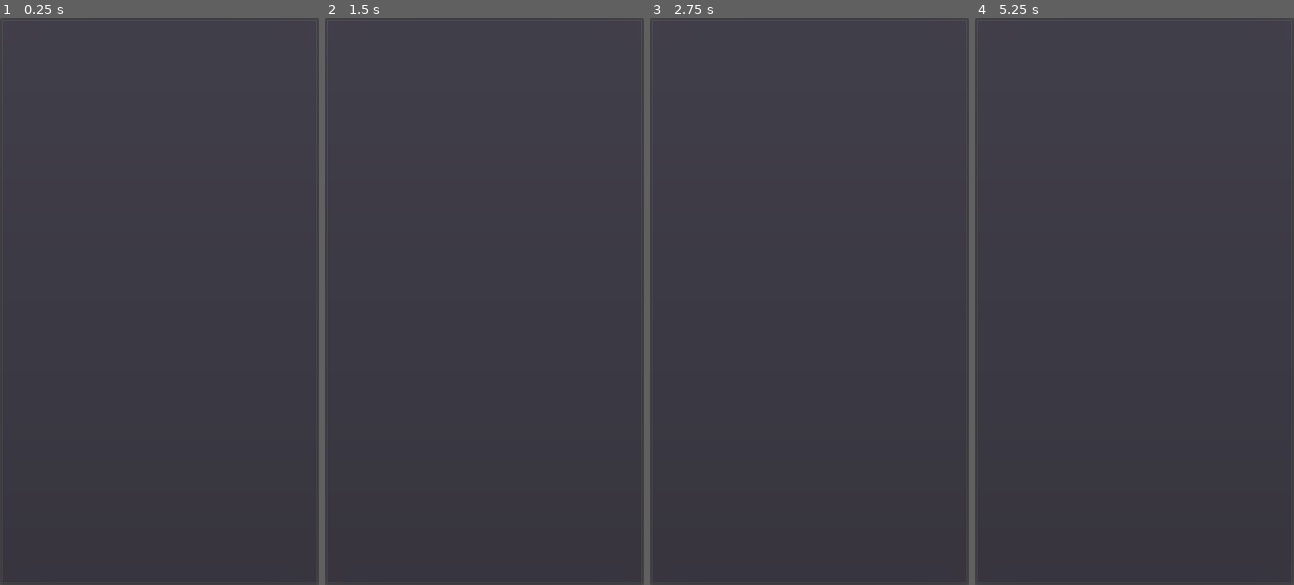
Above: before the commit, frames 1-4 (left to right).
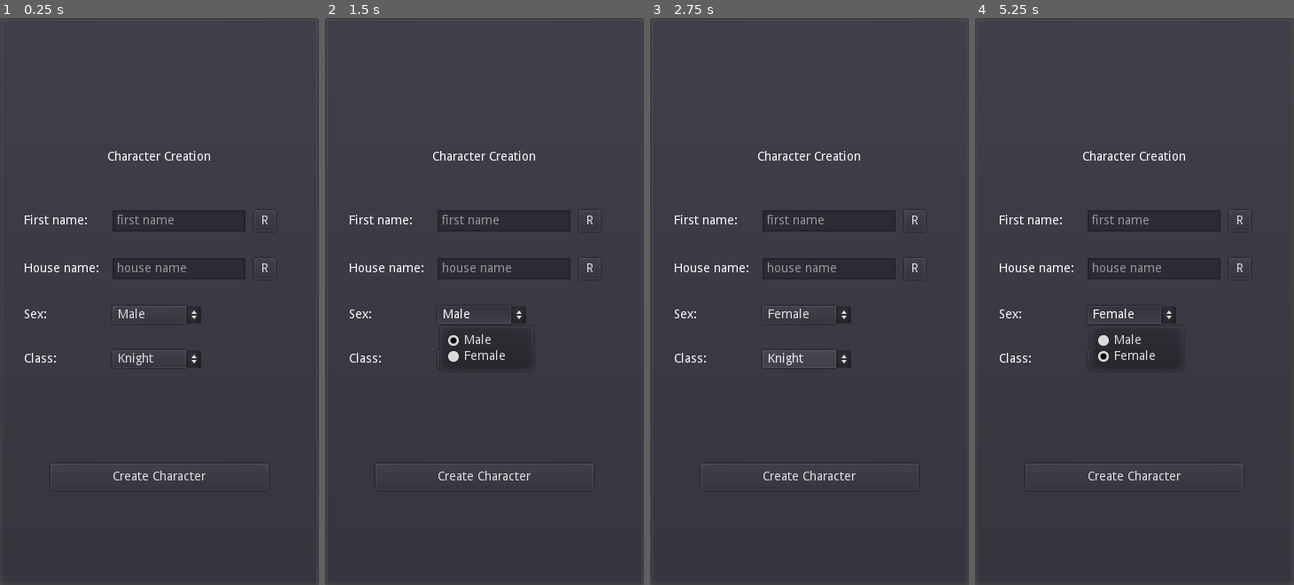
Above: after the commit, the same moments.

Repository: philipuriarte/A-Churchyard-of-Orphans
Game: Godot game, scene res://scenes/creation_screen.tscn
Same seed, same stepped clock (60 frames per second), same inputs: the game is played once before the commit and once after it. This scene is started directly instead of the project's main scene.
Inputs (mouse positions are in pixels of both pictures, inside the frame that each line leads up to):
- Up to frame 1 (0.25 s): no input
- Up to frame 2 (1.5 s): click (589, 222) at 0.5 s, where only the run after the commit has a clickable "R"; click (481, 312) at 1.25 s, where only the run after the commit has a clickable "Male"
- Up to frame 3 (2.75 s): click (806, 358) at 2 s, where only the run after the commit has a clickable "Knight"
- Up to frame 4 (5.25 s): click (1131, 312) at 2.75 s, where only the run after the commit has a clickable "Female"; click (1134, 477) at 3.5 s, where only the run after the commit has a clickable "Create Character"; click (1239, 222) at 4.25 s, where only the run after the commit has a clickable "R"; click (1131, 312) at 5 s, where only the run after the commit has a clickable "Female"

The runs differ from the first frame. In frame 1, 1.8% of the frame differs, in the area x 7-87%, y 23-82%; in frame 2, 1.8%; in frame 3, 1.8%; in frame 4, 1.8%.

Commit message:
Set up creation_screen.tscn

Diff:
--- a/scenes/creation_screen.tscn
+++ b/scenes/creation_screen.tscn
@@ -1,5 +1,163 @@
-[gd_scene format=2]
+[gd_scene load_steps=2 format=2]
+
+[sub_resource type="StyleBoxEmpty" id=1]
 
 [node name="CreationScreen" type="PanelContainer"]
 anchor_right = 1.0
 anchor_bottom = 1.0
+
+[node name="MainMargin" type="MarginContainer" parent="."]
+margin_left = 7.0
+margin_top = 7.0
+margin_right = 353.0
+margin_bottom = 633.0
+custom_constants/margin_right = 20
+custom_constants/margin_top = 100
+custom_constants/margin_left = 20
+custom_constants/margin_bottom = 100
+
+[node name="MainContainer" type="VBoxContainer" parent="MainMargin"]
+margin_left = 20.0
+margin_top = 100.0
+margin_right = 326.0
+margin_bottom = 526.0
+custom_constants/separation = 10
+
+[node name="CreationLabel" type="Label" parent="MainMargin/MainContainer"]
+margin_right = 306.0
+margin_bottom = 100.0
+rect_min_size = Vector2( 0, 100 )
+text = "Character Creation"
+align = 1
+valign = 1
+
+[node name="CreationContainer" type="VBoxContainer" parent="MainMargin/MainContainer"]
+margin_top = 110.0
+margin_right = 306.0
+margin_bottom = 386.0
+size_flags_horizontal = 3
+size_flags_vertical = 3
+custom_constants/separation = 30
+
+[node name="FirstName" type="HBoxContainer" parent="MainMargin/MainContainer/CreationContainer"]
+margin_right = 306.0
+margin_bottom = 24.0
+custom_constants/separation = 10
+
+[node name="FNameLabel" type="Label" parent="MainMargin/MainContainer/CreationContainer/FirstName"]
+margin_top = 5.0
+margin_right = 90.0
+margin_bottom = 19.0
+rect_min_size = Vector2( 90, 0 )
+text = "First name:"
+
+[node name="FNameInput" type="LineEdit" parent="MainMargin/MainContainer/CreationContainer/FirstName"]
+margin_left = 100.0
+margin_right = 250.0
+margin_bottom = 24.0
+rect_min_size = Vector2( 150, 0 )
+custom_styles/focus = SubResource( 1 )
+max_length = 50
+placeholder_text = "first name"
+caret_blink = true
+
+[node name="RandomButton" type="Button" parent="MainMargin/MainContainer/CreationContainer/FirstName"]
+margin_left = 260.0
+margin_right = 284.0
+margin_bottom = 24.0
+rect_min_size = Vector2( 24, 0 )
+focus_mode = 0
+enabled_focus_mode = 0
+text = "R"
+
+[node name="HouseName" type="HBoxContainer" parent="MainMargin/MainContainer/CreationContainer"]
+margin_top = 54.0
+margin_right = 306.0
+margin_bottom = 78.0
+custom_constants/separation = 10
+
+[node name="HNameLabel" type="Label" parent="MainMargin/MainContainer/CreationContainer/HouseName"]
+margin_top = 5.0
+margin_right = 90.0
+margin_bottom = 19.0
+rect_min_size = Vector2( 90, 0 )
+text = "House name:"
+
+[node name="HNameInput" type="LineEdit" parent="MainMargin/MainContainer/CreationContainer/HouseName"]
+margin_left = 100.0
+margin_right = 250.0
+margin_bottom = 24.0
+rect_min_size = Vector2( 150, 0 )
+custom_styles/focus = SubResource( 1 )
+max_length = 50
+placeholder_text = "house name"
+caret_blink = true
+
+[node name="RandomButton" type="Button" parent="MainMargin/MainContainer/CreationContainer/HouseName"]
+margin_left = 260.0
+margin_right = 284.0
+margin_bottom = 24.0
+rect_min_size = Vector2( 24, 0 )
+focus_mode = 0
+enabled_focus_mode = 0
+text = "R"
+
+[node name="Sex" type="HBoxContainer" parent="MainMargin/MainContainer/CreationContainer"]
+margin_top = 108.0
+margin_right = 306.0
+margin_bottom = 128.0
+custom_constants/separation = 10
+
+[node name="SexLabel" type="Label" parent="MainMargin/MainContainer/CreationContainer/Sex"]
+margin_top = 3.0
+margin_right = 90.0
+margin_bottom = 17.0
+rect_min_size = Vector2( 90, 0 )
+text = "Sex:"
+
+[node name="SexOptions" type="OptionButton" parent="MainMargin/MainContainer/CreationContainer/Sex"]
+margin_left = 100.0
+margin_right = 200.0
+margin_bottom = 20.0
+rect_min_size = Vector2( 100, 0 )
+enabled_focus_mode = 0
+text = "Male"
+items = [ "Male", null, false, 0, null, "Female", null, false, 1, null ]
+selected = 0
+
+[node name="Class" type="HBoxContainer" parent="MainMargin/MainContainer/CreationContainer"]
+margin_top = 158.0
+margin_right = 306.0
+margin_bottom = 178.0
+custom_constants/separation = 10
+
+[node name="ClassLabel" type="Label" parent="MainMargin/MainContainer/CreationContainer/Class"]
+margin_top = 3.0
+margin_right = 90.0
+margin_bottom = 17.0
+rect_min_size = Vector2( 90, 0 )
+text = "Class:"
+
+[node name="ClassOptions" type="OptionButton" parent="MainMargin/MainContainer/CreationContainer/Class"]
+margin_left = 100.0
+margin_right = 200.0
+margin_bottom = 20.0
+rect_min_size = Vector2( 100, 0 )
+enabled_focus_mode = 0
+text = "Knight"
+items = [ "Knight", null, false, 1, null, "Wanderer", null, false, 2, null, "Hunter", null, false, 3, null, "Sorcerer", null, false, 3, null ]
+selected = 0
+
+[node name="ButtonMargin" type="MarginContainer" parent="MainMargin/MainContainer"]
+margin_top = 396.0
+margin_right = 306.0
+margin_bottom = 426.0
+custom_constants/margin_right = 30
+custom_constants/margin_left = 30
+
+[node name="CreateButton" type="Button" parent="MainMargin/MainContainer/ButtonMargin"]
+margin_left = 30.0
+margin_right = 276.0
+margin_bottom = 30.0
+rect_min_size = Vector2( 0, 30 )
+text = "Create Character"
